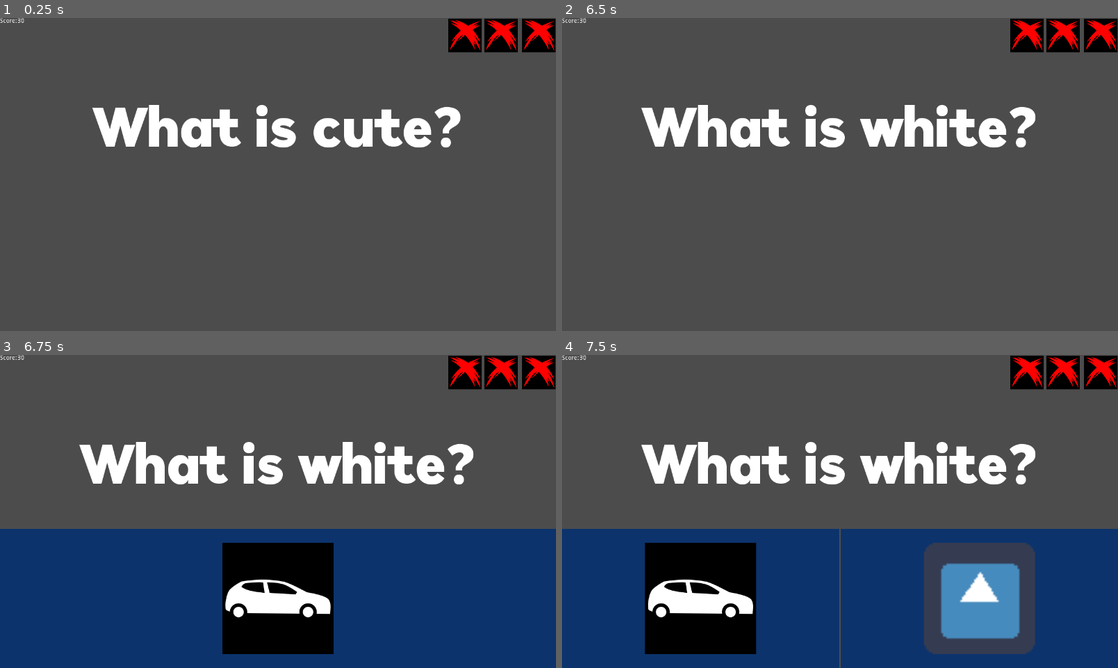
Above: before the commit, frames 1-4 (two rows, left to right).
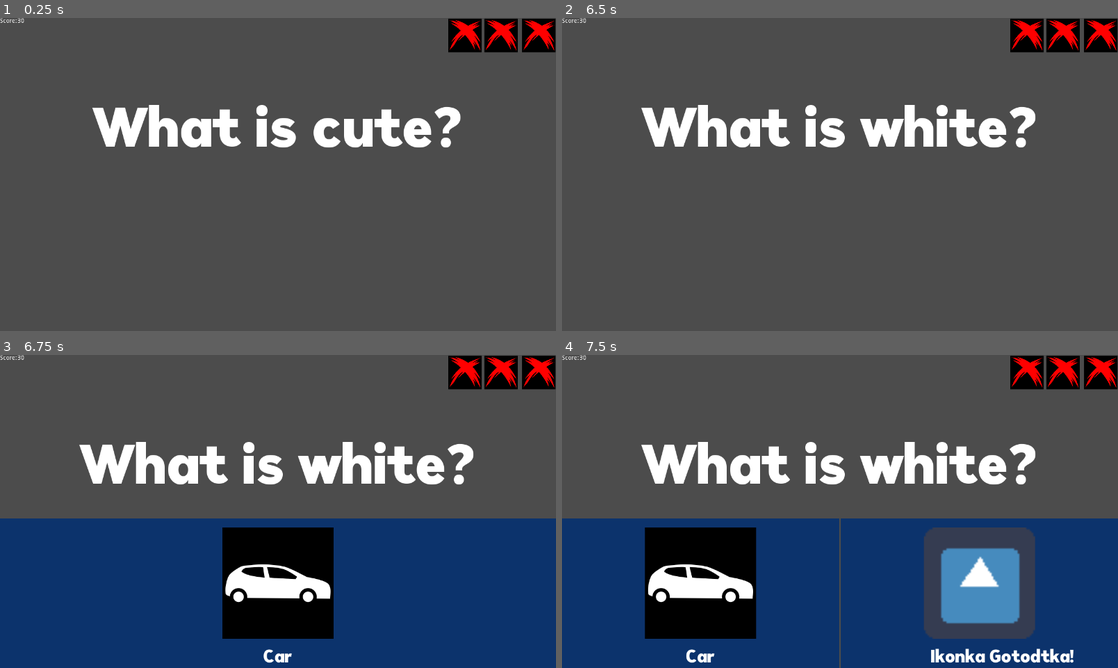
Above: after the commit, the same moments.

Repository: szymon112233/Filmufkapro
Game: Godot game, scene res://Main.tscn
Two runs of this game, one before a commit and one after it. Both use one fixed random seed, a clock stepped at 60 frames per second and the inputs below. The engine's default icon, where the game draws it, is replaced by a stand-in: a white triangle on a blue panel in a dark square.
Inputs:
- Up to frame 1 (0.25 s): no input
- Up to frame 2 (6.5 s): tap Enter at 0.5, 2, 4.25 s; hold Right (right_option) 0.53-1.28 s; tap Space at 1.25, 3.5, 5 s; hold Left (left_option) 1.28-2.03 s; hold Right (right_option) 2.03-3.53 s; hold Left (left_option) 3.53-5.78 s; hold Right (right_option) from 5.78 s (still down)
- Up to frame 3 (6.75 s): keep holding Right (right_option)
- Up to frame 4 (7.5 s): keep holding Right (right_option)

Frames 1-2 are identical in both runs. In frame 3, 7.2% of the frame differs, in the area x 0-100%, y 52-99%; in frame 4, 12%.

Commit message:
Added labels to choices

Diff:
--- a/Scripts/MainUIManager.gd
+++ b/Scripts/MainUIManager.gd
@@ -10,10 +10,14 @@
 	questionLabel.text = question.QuestionContent
 
 	var option1Image = get_node(PathToOption1).get_node("ColorRect/TextureRect") as TextureRect
+	var option1Label = get_node(PathToOption1).get_node("ColorRect/Label") as Label
 	option1Image.texture = question.Choice1.Icon
+	option1Label.text = question.Choice1.Name
 
 	var option2Image = get_node(PathToOption2).get_node("ColorRect/TextureRect") as TextureRect
+	var option2Label = get_node(PathToOption2).get_node("ColorRect/Label") as Label
 	option2Image.texture = question.Choice2.Icon
+	option2Label.text = question.Choice2.Name
 
 	get_node(PathToQuestionLabel).hide()
 	get_node(PathToOption1).hide()
--- a/UI/Main UI.tscn
+++ b/UI/Main UI.tscn
@@ -21,20 +21,20 @@
 anchor_top = 1.0
 anchor_right = 1.0
 anchor_bottom = 1.0
-margin_top = -320.0
+margin_top = -344.0
 
 [node name="Option 1 UI" parent="HBoxContainer" instance=ExtResource( 1 )]
 anchor_right = 0.0
 anchor_bottom = 0.0
 margin_right = 638.0
-margin_bottom = 320.0
+margin_bottom = 344.0
 
 [node name="Option 2 UI" parent="HBoxContainer" instance=ExtResource( 1 )]
 anchor_right = 0.0
 anchor_bottom = 0.0
 margin_left = 642.0
 margin_right = 1280.0
-margin_bottom = 320.0
+margin_bottom = 344.0
 
 [node name="Question Text" type="Label" parent="."]
 anchor_right = 1.0
--- a/UI/Option UI.tscn
+++ b/UI/Option UI.tscn
@@ -1,6 +1,11 @@
-[gd_scene load_steps=2 format=2]
+[gd_scene load_steps=4 format=2]
 
 [ext_resource path="res://Textures/skateboarding-01.png" type="Texture" id=1]
+[ext_resource path="res://UI/Figerona-VF.ttf" type="DynamicFontData" id=2]
+
+[sub_resource type="DynamicFont" id=1]
+size = 40
+font_data = ExtResource( 2 )
 
 [node name="Option UI" type="Control"]
 anchor_right = 1.0
@@ -18,10 +23,24 @@
 anchor_right = 0.5
 anchor_bottom = 0.5
 margin_left = -256.0
-margin_top = -256.0
+margin_top = -279.0
 margin_right = 256.0
-margin_bottom = 256.0
+margin_bottom = 233.0
 rect_scale = Vector2( 0.5, 0.5 )
 rect_pivot_offset = Vector2( 256, 256 )
 texture = ExtResource( 1 )
 stretch_mode = 1
+
+[node name="Label" type="Label" parent="ColorRect"]
+anchor_left = 0.5
+anchor_top = 0.5
+anchor_right = 0.5
+anchor_bottom = 0.5
+margin_left = -112.0
+margin_top = 129.0
+margin_right = 111.0
+margin_bottom = 169.0
+custom_fonts/font = SubResource( 1 )
+text = "lorem ipsum"
+align = 1
+valign = 1
